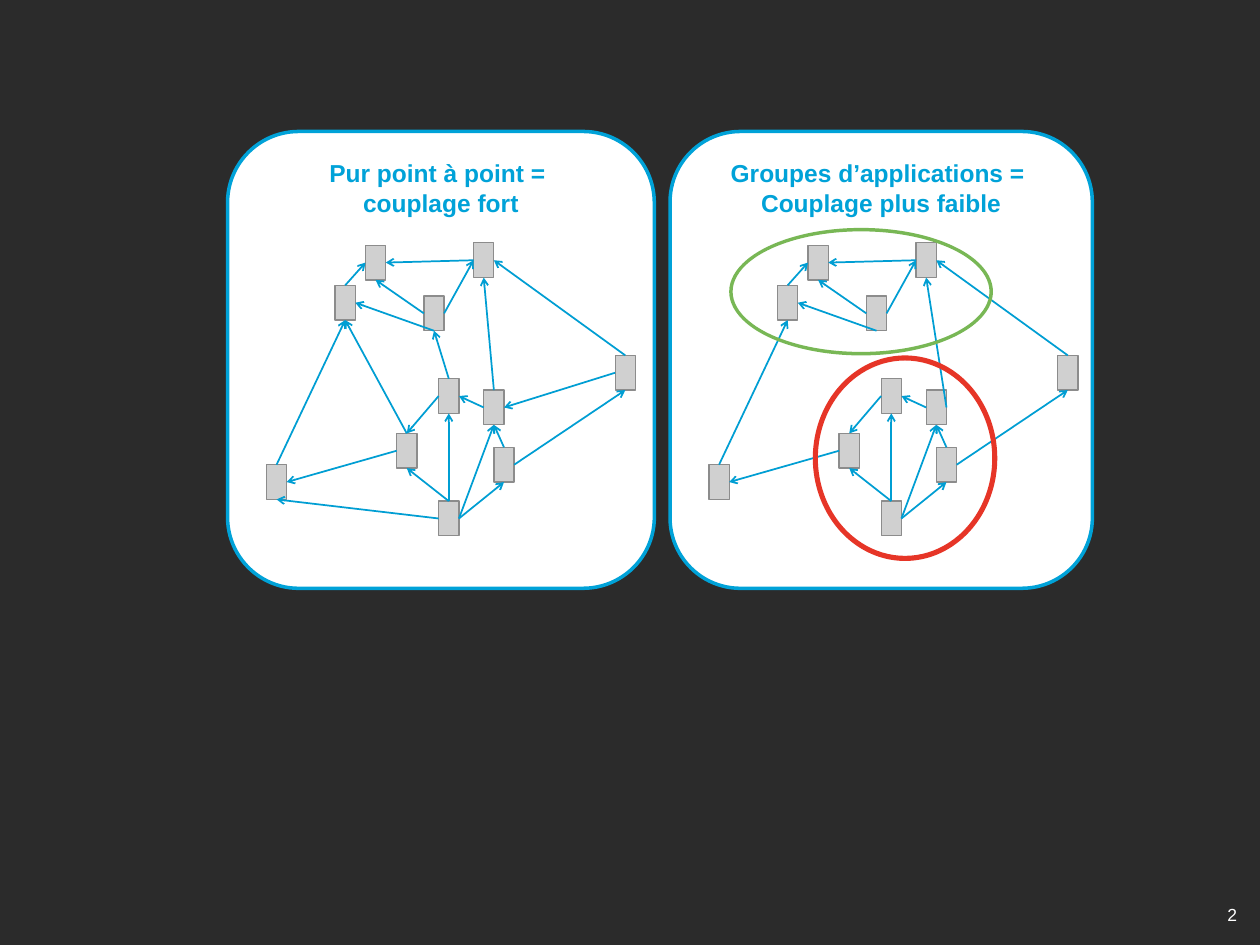
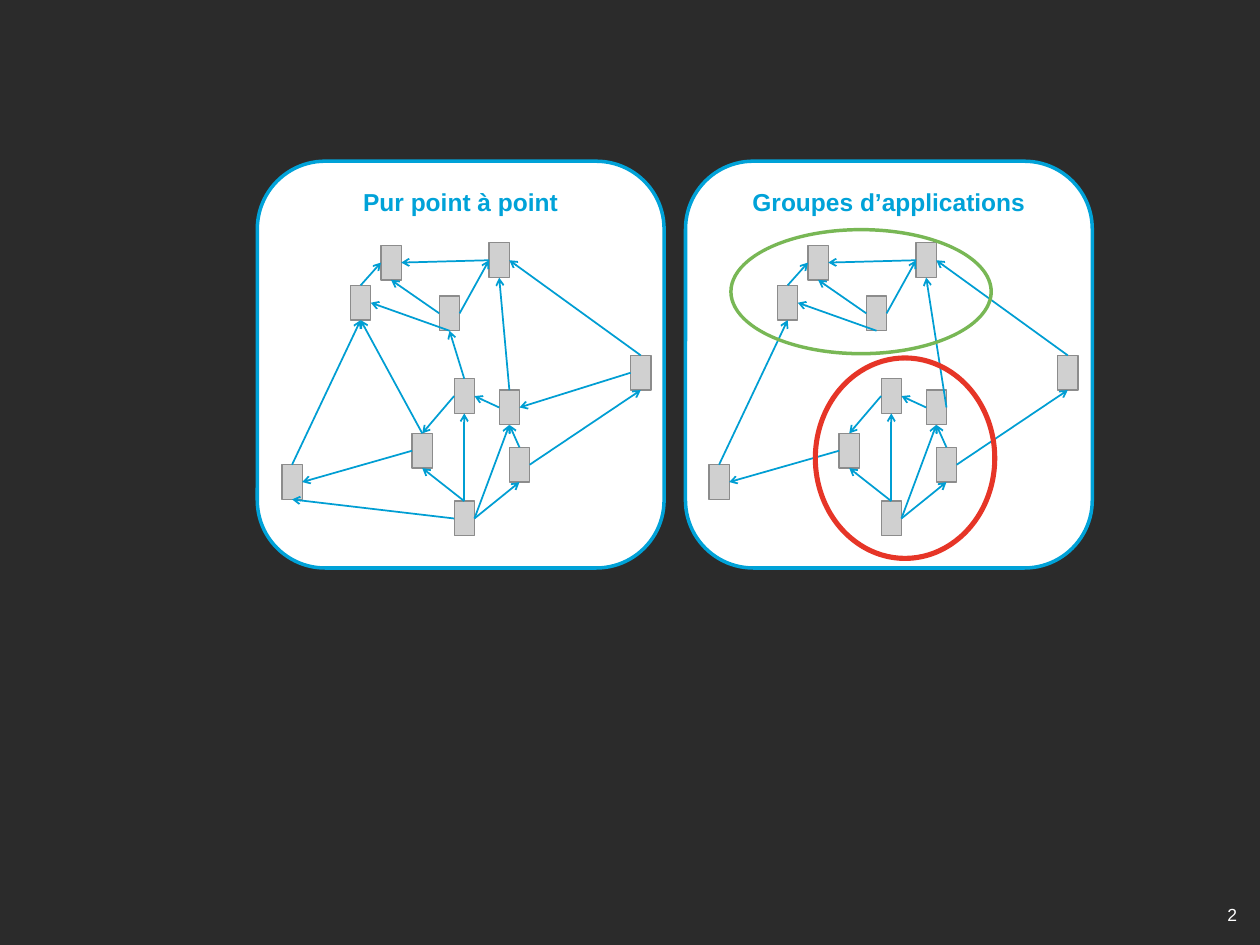
Before and after one commit to archiloque/blog, a slide deck: slide 2 of microservices/illus.pptx. Drawn at 1260x945 pixels with LibreOffice and Linux fonts; fonts in the diff are those of the drawing; grey boxes stand for pictures; background and template pictures are left out; a plain dark background stands for a picture behind light text. Boxes give left, top, right and bottom in pixels: in the first picture for what was removed or moved away, otherwise in the second. Text is boxed around its words. In the diff, an @@ line names an element or a change of style, - is before the commit and + after.

Commit message:
MAJ ppt

```diff
--- a/microservices/illus.pptx
+++ b/microservices/illus.pptx
@@ rounded rectangle "Pur point à point": place and size @@
-rounded rectangle "Pur point à point" at <box>228,131,655,588</box>
+rounded rectangle "Pur point à point" at <box>257,161,664,568</box>
@@ rounded rectangle "Groupes d’applications": place and size @@
-rounded rectangle "Groupes d’applications" at <box>670,131,1092,588</box>
+rounded rectangle "Groupes d’applications" at <box>685,161,1092,568</box>
@@ text in rounded rectangle at <box>363,193,558,216</box>: text changed @@
-Pur point à point =
-couplage fort
+Pur point à point
@@ text in rounded rectangle at <box>752,193,1025,216</box>: text changed @@
-Groupes d’applications =
-Couplage plus faible
+Groupes d’applications
@@ 21 arrows, 11 pictures: place and size @@
-21 arrows, 11 pictures at <box>266,243,635,537</box>
+21 arrows, 11 pictures at <box>282,243,650,537</box>
```
Also in this commit, not shown: 2 other slides changed, 3 slides removed.
